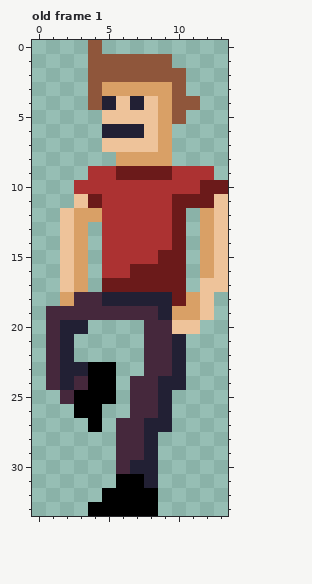
One commit to this pixel-art file: assets/images/ase/titus.aseprite. Above: the version before the commit.
14x34 pixels, 7 frames. Shown: old frame 1. The commit also changed other frames, which this record leaves out.
After:
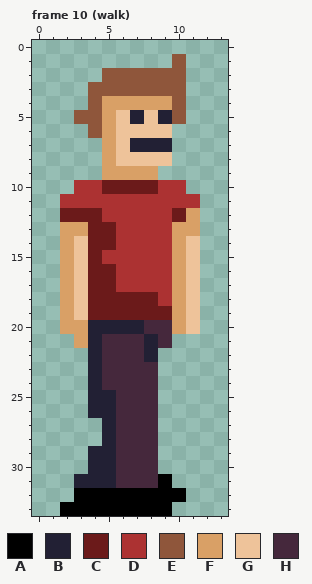
Palette (. is transparent): A #000000  B #222034  C #6b1a1a  D #ac3232  E #8f563b  F #d9a066  G #eec39a  H #45283c
A new or re-ordered frame is compared with the old frame closest to it.
What changed:
frames 7 -> 12
Changed rows in their new state; - is an unchanged pixel.
Frame 10 (walk) is new; against old frame 1:
first column x 1:
 0 ---.---------
 1 ---......E---
 2 ---.---------
 3 ----EEEEE----
 4 ----FFFF--.--
 5 --EEF-B-B----
 6 ---EFGG-G----
 7 ----F-BBB----
 8 ----FGGGG----
 9 ---.FFFF....-
10 ----CCCC--...
11 -DDD-----DD..
12 -CCC------F..
13 -F-CC----FF..
14 -FGCC----FG..
15 -FGC----DFG..
16 -FGCC-DDDFG..
17 -FGC-DDDDFG..
18 --GCCCCCDFG.-
19 .FGCCCCCC-G.-
20 .FFBBBB--F---
21 ..FBHHHB-.---
22 ..-BHHHB..---
23 ...BHHH-..---
24 ...BHH--..---
25 -..BBH--.----
26 --.BBH--.----
27 ---.B--H.----
28 ----B--H-----
29 ---BB--H-----
30 ---BB-HH-----
31 --BBBHHHA----
32 --AA----AA---
33 -AA-----A----
Changed places in both pictures, as pixel boxes (x1, y1, x2, y2):
changed: (46, 40, 228, 516)
